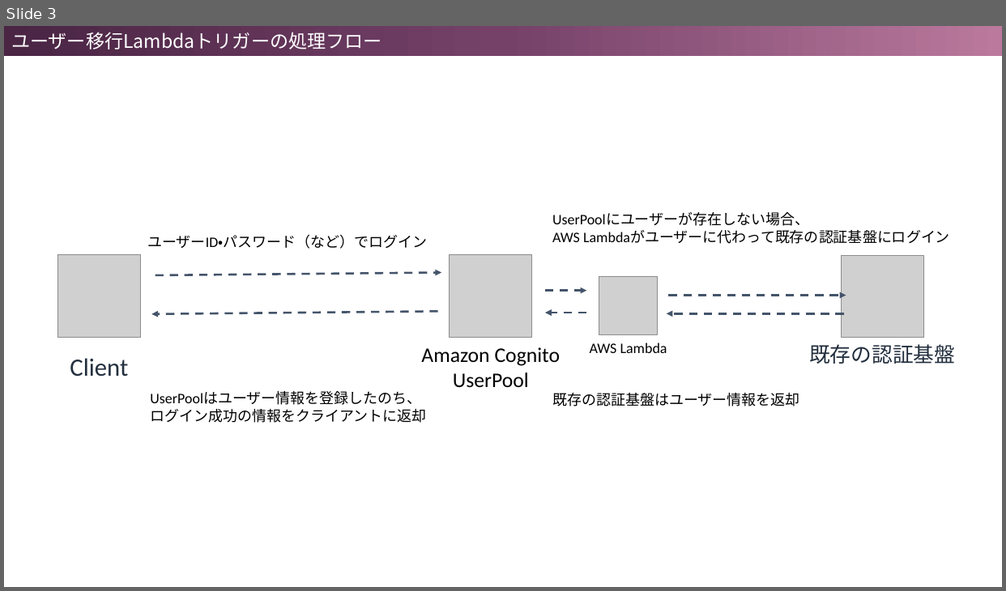
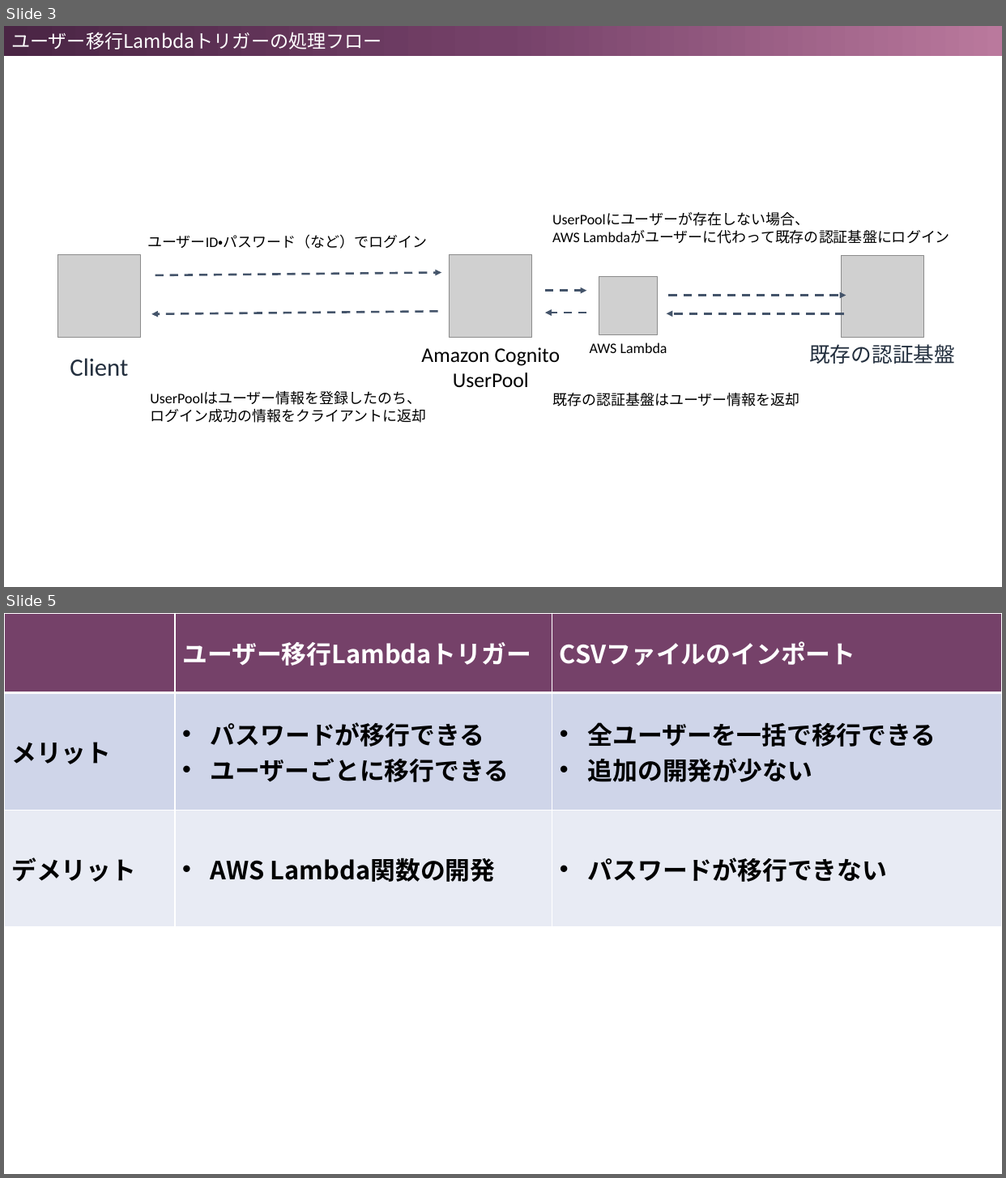
Before and after one commit to xhiroga/cognito-userpool-in-action, a slide deck: images/figures.pptx. Shown one above the other, each under a label of ours: slide 3 before the commit, slides 3 and 5 after it; the slides between them are not shown. The pictures are 1006x591 and 1006x1178 pixels, drawn with LibreOffice and Linux fonts; fonts in the diff are those of the drawing; grey boxes stand for pictures. Boxes give left, top, right and bottom in pixels: in the first picture for what was removed or moved away, otherwise in the second. Text is boxed around its words. In the diff, an @@ line names an element or a change of style, - is before the commit and + after.

```diff
--- a/images/figures.pptx
+++ b/images/figures.pptx
@@ slide 5 added at box(4, 613, 1002, 1174), background #FFFFFF @@
@@ table added at box(4, 613, 1002, 894), 3 rows, 3 columns @@
+ | ユーザー移行Lambdaトリガー | CSVファイルのインポート
+メリット | パスワードが移行できる / ユーザーごとに移行できる | 全ユーザーを一括で移行できる / 追加の開発が少ない
+デメリット | AWS Lambda関数の開発 | パスワードが移行できない
```
Also in this commit, not shown: 1 slide changed, 1 other slide added, 5 other files.
